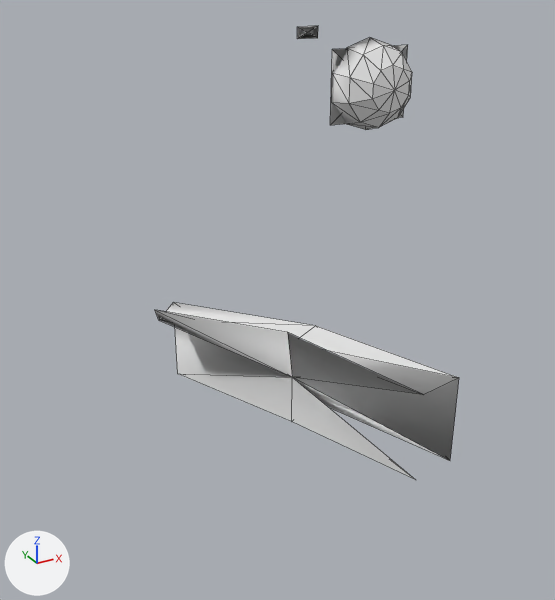
What one commit did to the OBJ model assets/meshes/hull_terran_tender_frag_4.obj.
Both versions are drawn from a camera (50 mm lens) standing at (0.08, -1.94, 1.64) and looking at (1.0, -0.27, 0.8). Arrows for +X, +Y and +Z are at lower left; the lights stay in place. The older version comes first. Mesh edges are drawn as thin lines. Where no turn or scale is listed for an object, it has been applied to the vertices.

Names of what the first picture shows: 'hull_terran_tender_frag_4'.
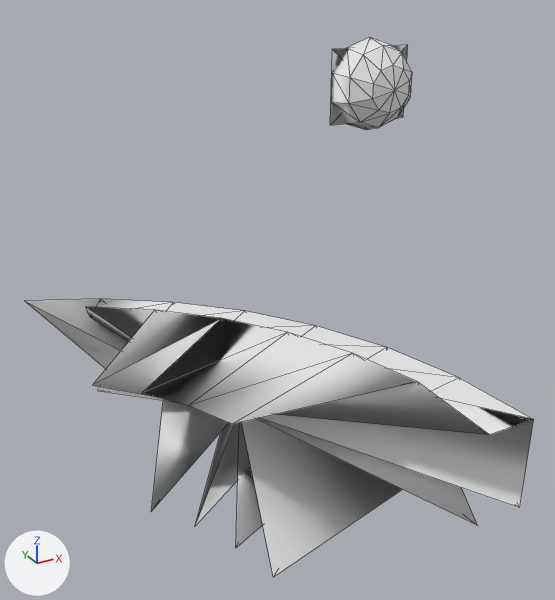
The change, as a diff of the scene's bpy script:
```diff
--- a/assets/meshes/hull_terran_tender_frag_4.obj.py
+++ b/assets/meshes/hull_terran_tender_frag_4.obj.py
@@ me_hull_terran_tender_frag_4 @@
 # used by ob_hull_terran_tender_frag_4; location = (0.0, 0.0, 0.0)
-me_hull_terran_tender_frag_4.from_pydata(...)  # 56 vertices, 96 faces; spans x 0.662..1.735, y -0.841..0.58, z 0.572..1.426
+me_hull_terran_tender_frag_4.from_pydata(...)  # 81 vertices, 150 faces; spans x 0.4..1.735, y -1.024..0.194, z 0.533..1.417
+# me_hull_terran_tender_frag_4 part 1: the loose piece of 5 vertices spanning x 1.545..1.631, y 0.58, z 1.384..1.426 is deleted
+# me_hull_terran_tender_frag_4 part 2
+# 1 vertex is removed from x 0.913, y -0.498, z 0.7
+# 24 faces are deleted
+# 31 vertices are added at x 0.4..1.17, y -1.024..0.076, z 0.533..0.832
+# 57 new faces join them, mat_skin (white #e7e7e7)
+# 27 new faces join them, mat_interior (white #e7e7e7)
+# other edits to the shape of me_hull_terran_tender_frag_4 do not show in these pictures
 me_hull_terran_tender_frag_4.materials.append(mat_skin)
```

What differs and where, as boxes [x1, y1, x2, y2] in the pictures (555 x 600 px):
'hull_terran_tender_frag_4', reshaped (67% wider, 19% taller): before [155, 26, 459, 479]; after [25, 37, 534, 577]
part 1 of me_hull_terran_tender_frag_4, deleted: before [297, 26, 318, 39]
part 2 of me_hull_terran_tender_frag_4, built on: before [155, 302, 459, 479]; after [25, 299, 534, 577]
